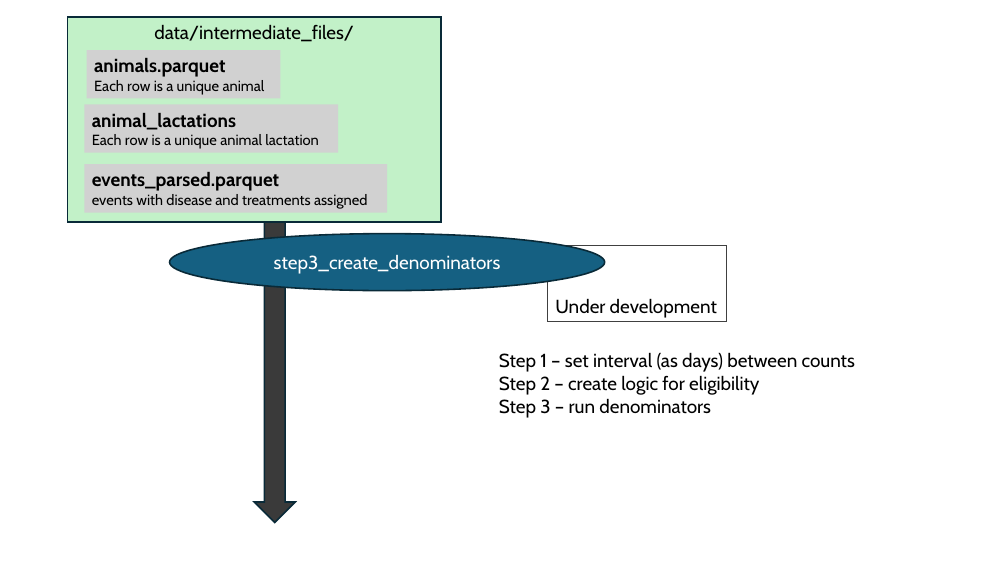
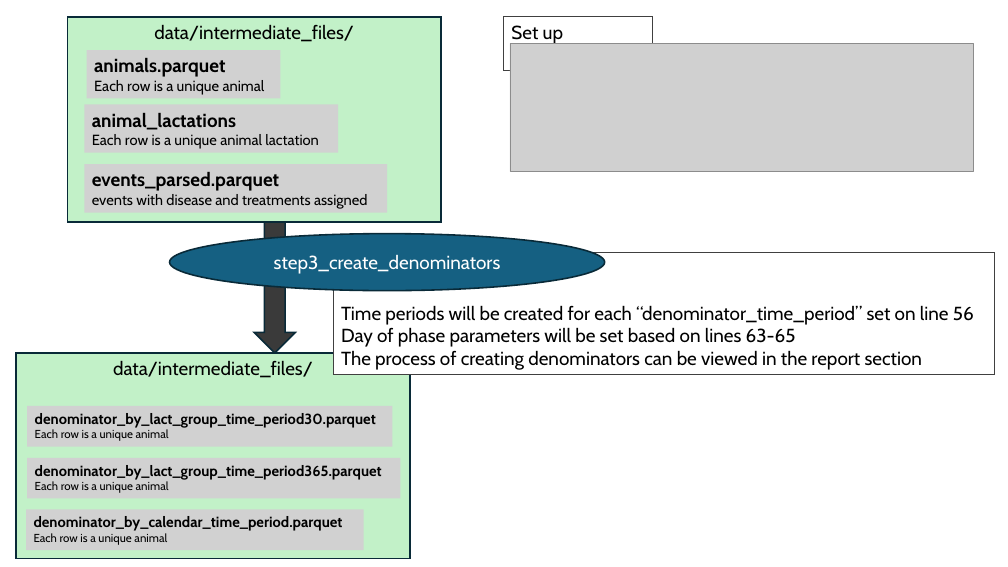
Before and after one commit to LivestockVeterinaryResources/2025_fall_posit_course, a slide deck: slide 5 of resources/DataProcessingDocumentation.pptx. Drawn at 1008x567 pixels with LibreOffice and Linux fonts; fonts in the diff are those of the drawing; grey boxes stand for pictures. Boxes give left, top, right and bottom in pixels: in the first picture for what was removed or moved away, otherwise in the second. Text is boxed around its words. In the diff, an @@ line names an element or a change of style, - is before the commit and + after.

```diff
--- a/resources/DataProcessingDocumentation.pptx
+++ b/resources/DataProcessingDocumentation.pptx
@@ rectangle added at bbox=[504, 17, 653, 70], outline #404040 0.75 pt, 18 pt, text #000000 @@
+Set up
+Set time interval
@@ picture added at bbox=[510, 44, 974, 172] @@
@@ down arrow: place and size @@
-down arrow at bbox=[254, 61, 295, 523]
+down arrow at bbox=[254, 61, 295, 353]
@@ rectangle "Time periods will be created ...": place and size @@
-rectangle "Time periods will be created ..." at bbox=[548, 246, 727, 322]
+rectangle "Time periods will be created ..." at bbox=[333, 253, 994, 375]
@@ rectangle "Time periods will be created ..." at bbox=[333, 253, 994, 375]: fill none to #FFFFFF @@
@@ text in rectangle at bbox=[341, 305, 974, 370]: text changed @@
-Under development
+Time periods will be created for each “denominator_time_period” set on line 56
+Day of phase parameters will be set based on lines 63-65
+The process of creating denominators can be viewed in the report section
@@ rectangle added at bbox=[16, 353, 411, 559], fill #C2F1C8, outline #092A39 1.5 pt, 18 pt, text #000000 @@
+data/intermediate_files/
@@ text removed at bbox=[499, 352, 855, 418] @@
-Step 1 – set interval (as days) between counts
-Step 2 – create logic for eligibility
-Step 3 – run denominators
@@ rectangle added at bbox=[27, 406, 392, 447], fill #D1D1D1, 14 pt, text #000000, bold @@
+denominator_by_lact_group_time_period30.parquet
+Each row is a unique animal
@@ rectangle added at bbox=[27, 458, 401, 499], fill #D1D1D1, 14 pt, text #000000, bold @@
+denominator_by_lact_group_time_period365.parquet
+Each row is a unique animal
@@ rectangle added at bbox=[26, 510, 364, 551], fill #D1D1D1, 14 pt, text #000000, bold @@
+denominator_by_calendar_time_period.parquet
+Each row is a unique animal
```
Also in this commit, not shown: 10 other files.
